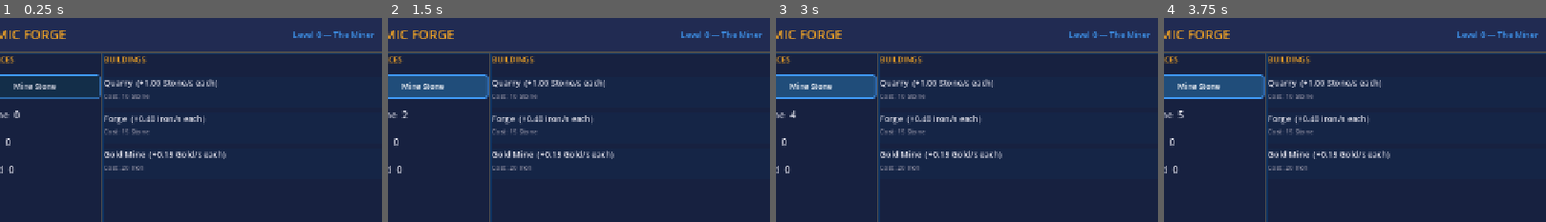
Above: before the commit, frames 1-4 (left to right).
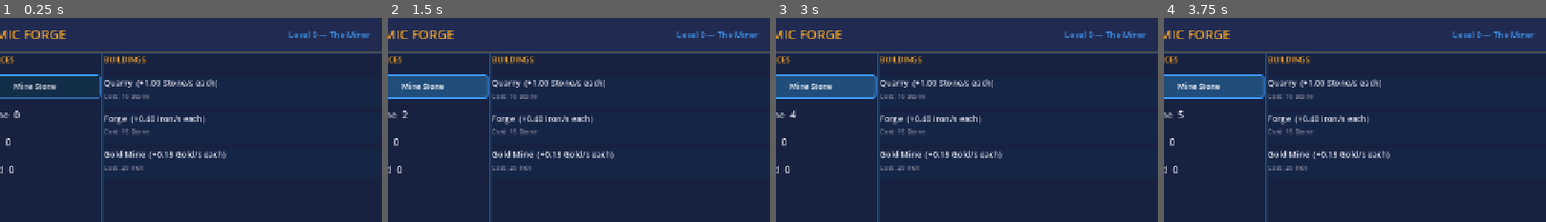
Above: after the commit, the same moments.

Repository: danielzaiser91/cosmic-forge
Game: Godot game, scene res://scenes/Main.tscn
Two runs of this game, one before a commit and one after it. Both use one fixed random seed, a clock stepped at 60 frames per second and the inputs below.
Inputs:
- Up to frame 1 (0.25 s): no input
- Up to frame 2 (1.5 s): click "Mine Stone" at 0.5 s; click "Mine Stone" at 1.25 s
- Up to frame 3 (3 s): click "Mine Stone" at 2 s; tap Enter at 2.75 s
- Up to frame 4 (3.75 s): tap Space at 3.5 s
The pictures show only the part of the screen within x 4-54%, y 0-50%; the shares and areas given below are measured in that part.

The runs differ from the first frame. In frame 1, 0.4% of the frame differs, in the area x 75-98%, y 6-10%; in frame 2, 0.4%; in frame 3, 0.4%; in frame 4, 0.4%.

Commit message:
Add proper roguelite ascension loop with meta progression
- Completing all 3 prestige levels now shows an Ascension Complete screen
- Full reset on ascension: resources, buildings, upgrades, relics all cleared
- Meta progress: ascension_count persists permanently in save file
- Each ascension gives +10% production bonus (ascension_count * 10%)
- Bonus shown in header and on ascension screen
- Relics are now within-run progression, not cross-run

Co-Authored-By: Claude Sonnet 4.6 <noreply@anthropic.com>

Diff:
--- a/scripts/GameState.gd
+++ b/scripts/GameState.gd
@@ -1,19 +1,22 @@
 extends Node
 # GameState — autoload, drives all game logic and emits signals for the UI
 
-signal state_changed         # UI should refresh
-signal run_started           # switch to run view
-signal run_ended(victory: bool, relic_choices: Array)  # run is over
+signal state_changed
+signal run_started
+signal run_ended(victory: bool, relic_choices: Array)
 signal prestige_happened(new_level: int)
-signal relic_chosen          # after choosing relic, finish prestige
+signal game_complete(ascension: int, relics_collected: Array)
+
+# ── Meta progress (survives full reset) ───────────────────────────────────────
+var ascension_count: int = 0           # completed full runs (Miner→Alch→Mage)
 
 # ── Idle state ────────────────────────────────────────────────────────────────
 var prestige_level: int = 0            # 0=Miner, 1=Alchemist, 2=Mage
 var resources: Array[float] = [0.0, 0.0, 0.0]
 var building_counts: Array[int] = [0, 0, 0]
 var upgrades_bought: Array[bool] = [false, false, false]
-var relics_owned: Array = []           # list of relic id strings
-var run_available: bool = false        # prestige goal reached
+var relics_owned: Array = []           # list of relic id strings collected this run
+var run_available: bool = false
 var prev_r2_amount: float = 0.0       # for "Ancient Knowledge" relic
 
 # ── Run state ─────────────────────────────────────────────────────────────────
@@ -68,8 +71,11 @@
 			mult *= u["multiplier"]
 	return mult
 
+func ascension_production_bonus() -> float:
+	return ascension_count * 0.10  # +10% per completed run
+
 func _recalculate_multipliers() -> void:
-	_production_mult = 1.0
+	_production_mult = 1.0 + ascension_production_bonus()
 	_cost_reduction = 0.0
 	_click_mult = 1.0
 	_offline_mult = 1.0
@@ -294,17 +300,17 @@
 	_do_prestige()
 
 func _do_prestige() -> void:
-	var old_level = prestige_level
 	prestige_level += 1
+
+	if prestige_level >= 3:
+		# Full run complete — show ascension screen, don't reset yet
+		game_complete.emit(ascension_count + 1, relics_owned.duplicate())
+		return
 
 	# "Ancient Knowledge" relic: start with 10% of previous R2
 	var start_bonus = 0.0
 	if "ancient_knowledge" in relics_owned:
 		start_bonus = prev_r2_amount * 0.1
-
-	if prestige_level >= 3:
-		# Game complete — reset to 0 but keep relics
-		prestige_level = 0
 
 	resources = [start_bonus, 0.0, 0.0]
 	building_counts = [0, 0, 0]
@@ -313,7 +319,20 @@
 	SaveManager.save_game()
 	prestige_happened.emit(prestige_level)
 	state_changed.emit()
-	relic_chosen.emit()
+
+# Called when player clicks "Ascend" on the game complete screen
+func do_ascension() -> void:
+	ascension_count += 1
+	prestige_level = 0
+	resources = [0.0, 0.0, 0.0]
+	building_counts = [0, 0, 0]
+	upgrades_bought = [false, false, false]
+	relics_owned = []
+	run_available = false
+	_recalculate_multipliers()
+	SaveManager.save_game()
+	prestige_happened.emit(0)
+	state_changed.emit()
 
 # ── Offline progress ──────────────────────────────────────────────────────────
 func apply_offline_progress(seconds: float) -> void:
@@ -330,6 +349,7 @@
 # ── Serialization helpers (called by SaveManager) ────────────────────────────
 func to_dict() -> Dictionary:
 	return {
+		"ascension_count": ascension_count,
 		"prestige_level": prestige_level,
 		"resources": resources,
 		"building_counts": building_counts,
@@ -339,6 +359,7 @@
 	}
 
 func from_dict(d: Dictionary) -> void:
+	ascension_count  = d.get("ascension_count", 0)
 	prestige_level   = d.get("prestige_level", 0)
 	var r = d.get("resources", [0.0, 0.0, 0.0])
 	resources        = [float(r[0]), float(r[1]), float(r[2])]
@@ -349,7 +370,6 @@
 	relics_owned     = d.get("relics_owned", [])
 	_recalculate_multipliers()
 	_check_prestige_goal()
-	# Offline progress
 	var ts = d.get("timestamp", 0)
 	if ts > 0:
 		var elapsed = Time.get_unix_time_from_system() - ts
--- a/scripts/Main.gd
+++ b/scripts/Main.gd
@@ -49,6 +49,13 @@
 # Relic choice refs
 var _relic_choice_btns: Array[Button] = []
 
+# Ascension panel refs
+var _ascension_panel: Control
+var _lbl_ascension_nr: Label
+var _lbl_ascension_relics: Label
+var _lbl_ascension_bonus: Label
+var _lbl_ascension_count: Label  # shown in header
+
 # Offline panel refs
 var _lbl_offline_time: Label
 var _btn_offline_ok: Button
@@ -59,6 +66,7 @@
 	_build_idle_panel()
 	_build_run_panel()
 	_build_relic_panel()
+	_build_ascension_panel()
 	_build_offline_panel()
 	_connect_signals()
 	_refresh_ui()
@@ -92,6 +100,8 @@
 	hrow.add_child(_lbl_level)
 	var spacer2 = Control.new(); spacer2.size_flags_horizontal = Control.SIZE_EXPAND_FILL
 	hrow.add_child(spacer2)
+	_lbl_ascension_count = _make_label("Ascension #0", 12, C_DIM)
+	hrow.add_child(_lbl_ascension_count)
 
 	# Prestige run button
 	_btn_prestige = _make_button("⚔  Start Prestige Run", C_PURPLE)
@@ -418,6 +428,52 @@
 	skip_btn.custom_minimum_size = Vector2(160, 32)
 	vbox.add_child(skip_btn)
 
+# ── Build: Ascension complete panel ──────────────────────────────────────────
+func _build_ascension_panel() -> void:
+	_ascension_panel = PanelContainer.new()
+	_ascension_panel.set_anchors_and_offsets_preset(Control.PRESET_FULL_RECT)
+	_ascension_panel.visible = false
+	var bg = StyleBoxFlat.new()
+	bg.bg_color = Color(0.04, 0.04, 0.10, 0.97)
+	_ascension_panel.add_theme_stylebox_override("panel", bg)
+	add_child(_ascension_panel)
+
+	var center = VBoxContainer.new()
+	center.set_anchors_and_offsets_preset(Control.PRESET_CENTER)
+	center.custom_minimum_size = Vector2(600, 400)
+	center.add_theme_constant_override("separation", 18)
+	_ascension_panel.add_child(center)
+
+	var ttl = _make_label("✨  ASCENSION COMPLETE  ✨", 28, C_GOLD, true)
+	ttl.horizontal_alignment = HORIZONTAL_ALIGNMENT_CENTER
+	center.add_child(ttl)
+
+	_lbl_ascension_nr = _make_label("", 16, C_BLUE)
+	_lbl_ascension_nr.horizontal_alignment = HORIZONTAL_ALIGNMENT_CENTER
+	center.add_child(_lbl_ascension_nr)
+
+	center.add_child(_make_hsep())
+
+	_lbl_ascension_relics = _make_label("", 13, C_TEXT)
+	_lbl_ascension_relics.horizontal_alignment = HORIZONTAL_ALIGNMENT_CENTER
+	_lbl_ascension_relics.autowrap_mode = TextServer.AUTOWRAP_WORD_SMART
+	center.add_child(_lbl_ascension_relics)
+
+	center.add_child(_make_hsep())
+
+	_lbl_ascension_bonus = _make_label("", 14, C_GREEN, true)
+	_lbl_ascension_bonus.horizontal_alignment = HORIZONTAL_ALIGNMENT_CENTER
+	center.add_child(_lbl_ascension_bonus)
+
+	var sub = _make_label("All relics are lost. You begin anew — stronger.", 12, C_DIM)
+	sub.horizontal_alignment = HORIZONTAL_ALIGNMENT_CENTER
+	center.add_child(sub)
+
+	var btn = _make_button("⚡  ASCEND  —  Start Run #%d" % (GameState.ascension_count + 1), C_GOLD)
+	btn.custom_minimum_size = Vector2(300, 50)
+	btn.pressed.connect(_on_ascend_pressed)
+	center.add_child(btn)
+
 # ── Build: Offline progress panel ────────────────────────────────────────────
 func _build_offline_panel() -> void:
 	_offline_panel = PanelContainer.new()
@@ -450,7 +506,7 @@
 	GameState.run_started.connect(_on_run_started)
 	GameState.run_ended.connect(_on_run_ended)
 	GameState.prestige_happened.connect(_on_prestige_happened)
-	GameState.relic_chosen.connect(_refresh_ui)
+	GameState.game_complete.connect(_on_game_complete)
 
 # ── UI Refresh ────────────────────────────────────────────────────────────────
 func _refresh_ui() -> void:
@@ -463,6 +519,13 @@
 	var res_data = GameData.RESOURCES[lvl]
 	var bld_data = GameData.BUILDINGS[lvl]
 	var upg_data = GameData.UPGRADES[lvl]
+
+	var asc = GameState.ascension_count
+	if asc > 0:
+		_lbl_ascension_count.text = "Ascension #%d  (+%d%% prod.)" % [asc, int(GameState.ascension_production_bonus() * 100)]
+		_lbl_ascension_count.add_theme_color_override("font_color", C_GOLD)
+	else:
+		_lbl_ascension_count.text = ""
 
 	_lbl_level.text = "Level %d — %s" % [lvl, GameData.LEVEL_NAMES[lvl]]
 	_btn_click.text = GameData.LEVEL_CLICK_LABELS[lvl]
@@ -636,10 +699,39 @@
 	if index >= 0 and index < GameState.pending_relic_choices.size():
 		relic_id = GameState.pending_relic_choices[index]["id"]
 	GameState.choose_relic(relic_id)
+	# game_complete signal will take over if this was the Mage prestige,
+	# otherwise show idle again
+	if not _ascension_panel.visible:
+		_idle_panel.visible = true
+		_refresh_idle()
+
+func _on_prestige_happened(_new_level: int) -> void:
+	_refresh_idle()
+
+func _on_game_complete(ascension: int, relics_collected: Array) -> void:
+	_relic_panel.visible = false
+	_run_panel.visible = false
+	_idle_panel.visible = false
+	_ascension_panel.visible = true
+
+	_lbl_ascension_nr.text = "You have completed Run #%d!" % ascension
+	var relic_names = []
+	for rid in relics_collected:
+		for r in GameData.RELICS:
+			if r["id"] == rid:
+				relic_names.append("%s %s" % [r["icon"], r["name"]])
+	if relic_names.is_empty():
+		_lbl_ascension_relics.text = "Relics collected: none"
+	else:
+		_lbl_ascension_relics.text = "Relics collected this run:\n" + "   ".join(relic_names)
+
+	var next_bonus = int((ascension) * 10)
+	_lbl_ascension_bonus.text = "Next run bonus: +%d%% production (permanent)" % next_bonus
+
+func _on_ascend_pressed() -> void:
+	_ascension_panel.visible = false
+	GameState.do_ascension()
 	_idle_panel.visible = true
-	_refresh_idle()
-
-func _on_prestige_happened(_new_level: int) -> void:
 	_refresh_idle()
 
 func _on_offline_ok() -> void:
